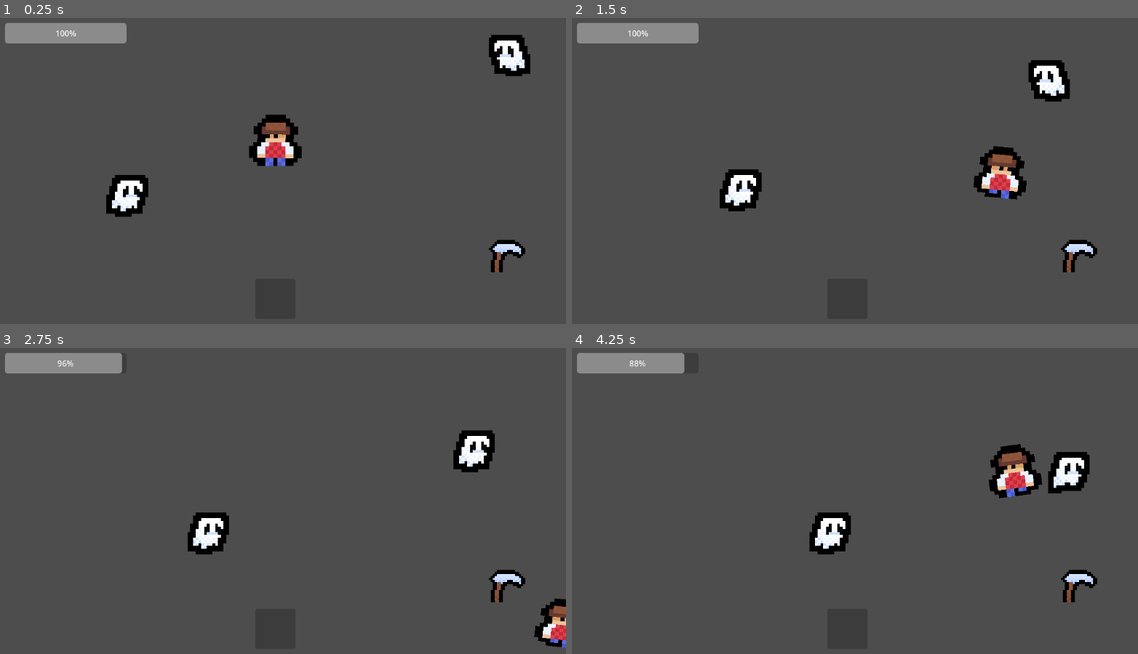
Above: before the commit, frames 1-4 (two rows, left to right).
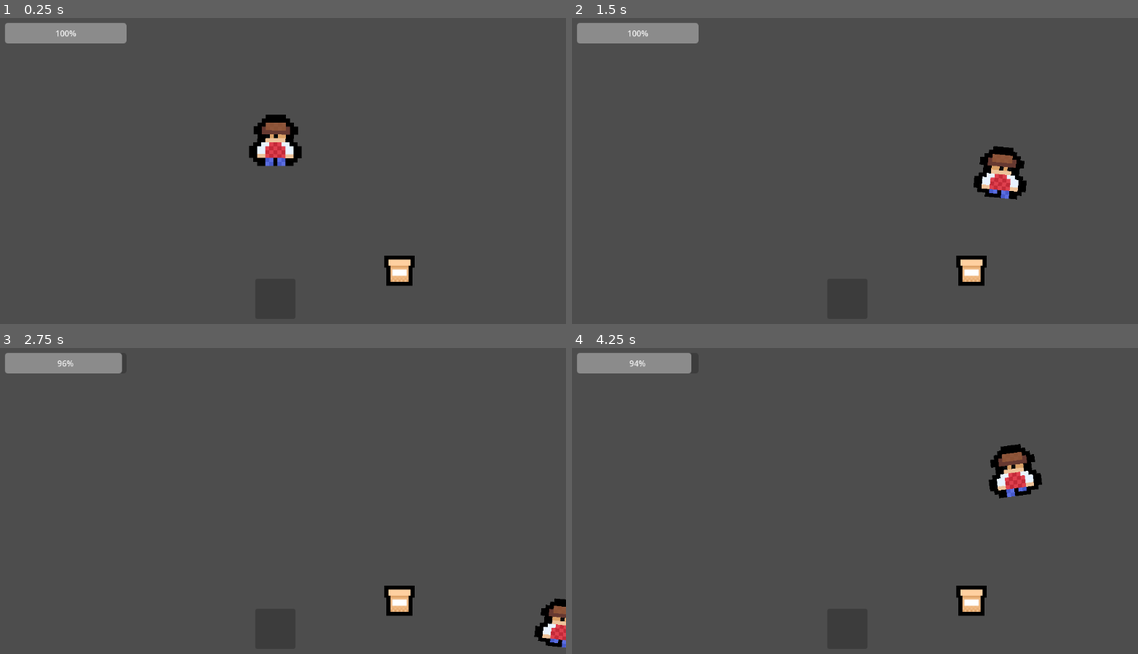
Above: after the commit, the same moments.

Repository: Justingo0/FYWTD_Repo
Game: Godot game, scene res://Scenes/test_world.tscn
Same seed, same stepped clock (60 frames per second), same inputs: the game is played once before the commit and once after it.
Inputs:
- Up to frame 1 (0.25 s): no input
- Up to frame 2 (1.5 s): tap Enter at 0.5 s; hold D (MoveRight) 0.53-1.28 s; hold Space (Attack) 0.53-1.28 s; tap E (Interact) at 0.8, 1.35 s; hold S (MoveDown) from 1.28 s (still down)
- Up to frame 3 (2.75 s): tap ` (Test) at 1.55, 2.1 s; release S (MoveDown) at 2.03 s; hold D (MoveRight) from 2.03 s (still down); hold Space (Attack) from 2.03 s (still down)
- Up to frame 4 (4.25 s): release D (MoveRight) at 2.78 s; release Space (Attack) at 2.78 s; hold W (MoveUp) 2.78-3.53 s; tap Space (Attack) at 2.85 s; tap E (Interact) at 3.05 s; hold A (MoveLeft) from 3.53 s (still down); hold E (Interact) from 3.53 s (still down); tap ` (Test) at 3.8 s

The runs differ from the first frame. In frame 1, 2.6% of the frame differs, in the area x 18-94%, y 5-88%; in frame 2, 2.6%; in frame 3, 2.6%; in frame 4, 2.7%, in the area x 10-93%, y 1-88%.
Error before the commit: Invalid access to property or key 'item' on a base object of type 'Nil'. (res://Scripts/Player/player_script.gd:40)
Error after the commit: Invalid call. Nonexistent function 'use' in base 'Nil'. (res://Scripts/Player/player_script.gd:37)

Commit message:
Weapon Recode Unfinished

Diff:
--- a/farm-your-way-to-death/Scenes/Objects/Nodes/Enemies/ghost.tscn
+++ b/farm-your-way-to-death/Scenes/Objects/Nodes/Enemies/ghost.tscn
@@ -158,10 +158,10 @@
 
 [sub_resource type="AnimationLibrary" id="AnimationLibrary_vw1bv"]
 _data = {
-"RESET": SubResource("Animation_2dfvg"),
-"attack": SubResource("Animation_pqc53"),
-"death": SubResource("Animation_6puvq"),
-"hurt": SubResource("Animation_1u64n")
+&"RESET": SubResource("Animation_2dfvg"),
+&"attack": SubResource("Animation_pqc53"),
+&"death": SubResource("Animation_6puvq"),
+&"hurt": SubResource("Animation_1u64n")
 }
 
 [sub_resource type="CircleShape2D" id="CircleShape2D_jxgj2"]
@@ -170,7 +170,7 @@
 [sub_resource type="RectangleShape2D" id="RectangleShape2D_ep53m"]
 size = Vector2(100, 100)
 
-[node name="Ghost" type="CharacterBody2D"]
+[node name="Ghost" type="CharacterBody2D" unique_id=1399047862 groups=["Enemy"]]
 z_index = 2
 collision_layer = 2
 collision_mask = 2
@@ -178,7 +178,7 @@
 speed = 40.0
 health = 24
 
-[node name="AnimatedSprite2D" type="AnimatedSprite2D" parent="."]
+[node name="AnimatedSprite2D" type="AnimatedSprite2D" parent="." unique_id=857459222]
 z_index = 1
 texture_filter = 1
 scale = Vector2(5.5, 5.5)
@@ -186,20 +186,18 @@
 animation = &"move"
 autoplay = "move"
 
-[node name="AnimationPlayer" type="AnimationPlayer" parent="."]
-libraries = {
-"": SubResource("AnimationLibrary_vw1bv")
-}
-
-[node name="Hitbox" type="Area2D" parent="."]
-
-[node name="CollisionShape2D" type="CollisionShape2D" parent="Hitbox"]
+[node name="AnimationPlayer" type="AnimationPlayer" parent="." unique_id=468610854]
+libraries/ = SubResource("AnimationLibrary_vw1bv")
+
+[node name="Hitbox" type="Area2D" parent="." unique_id=1713624659]
+
+[node name="CollisionShape2D" type="CollisionShape2D" parent="Hitbox" unique_id=2107217731]
 shape = SubResource("CircleShape2D_jxgj2")
 
-[node name="Cooldown" type="Timer" parent="."]
+[node name="Cooldown" type="Timer" parent="." unique_id=2026670277]
 one_shot = true
 
-[node name="CollisionShape2D" type="CollisionShape2D" parent="."]
+[node name="CollisionShape2D" type="CollisionShape2D" parent="." unique_id=324878221]
 shape = SubResource("RectangleShape2D_ep53m")
 
 [connection signal="frame_changed" from="AnimatedSprite2D" to="." method="_on_animated_sprite_2d_frame_changed"]
--- a/farm-your-way-to-death/Scenes/Objects/Nodes/Items/sycthe.tscn
+++ b/farm-your-way-to-death/Scenes/Objects/Nodes/Items/Weapons/sycthe.tscn
@@ -103,45 +103,43 @@
 
 [sub_resource type="AnimationLibrary" id="AnimationLibrary_nora8"]
 _data = {
-"RESET": SubResource("Animation_61rji"),
-"attack": SubResource("Animation_308ij")
+&"RESET": SubResource("Animation_61rji"),
+&"attack": SubResource("Animation_308ij")
 }
 
 [sub_resource type="CircleShape2D" id="CircleShape2D_c2v47"]
 radius = 216.002
 
-[node name="Sycthe" type="Area2D"]
+[node name="Sycthe" type="Area2D" unique_id=1832043597]
 collision_layer = 3
 collision_mask = 3
 script = ExtResource("1_wm3a8")
 damage = 12
 cooldown_time = 0.9
 
-[node name="AnimationPlayer" type="AnimationPlayer" parent="."]
-libraries = {
-"": SubResource("AnimationLibrary_nora8")
-}
+[node name="AnimationPlayer" type="AnimationPlayer" parent="." unique_id=378859319]
+libraries/ = SubResource("AnimationLibrary_nora8")
 
-[node name="Main" type="Sprite2D" parent="."]
+[node name="Main" type="Sprite2D" parent="." unique_id=1414702477]
 texture_filter = 1
 position = Vector2(56, -24)
 scale = Vector2(8, 8)
 texture = ExtResource("2_por36")
 
-[node name="Pivot" type="Node2D" parent="."]
+[node name="Pivot" type="Node2D" parent="." unique_id=1051186364]
 visible = false
 z_index = 5
 position = Vector2(-58, -20)
 scale = Vector2(8, 8)
 
-[node name="Anim" type="Sprite2D" parent="Pivot"]
+[node name="Anim" type="Sprite2D" parent="Pivot" unique_id=1991077474]
 texture_filter = 1
 position = Vector2(8.75, -5)
 texture = ExtResource("2_5jiu6")
 
-[node name="CooldownTimer" type="Timer" parent="."]
+[node name="CooldownTimer" type="Timer" parent="." unique_id=1858781542]
 one_shot = true
 
-[node name="Hitbox" type="CollisionShape2D" parent="."]
+[node name="Hitbox" type="CollisionShape2D" parent="." unique_id=1498820831]
 position = Vector2(-58, -20)
 shape = SubResource("CircleShape2D_c2v47")
--- a/farm-your-way-to-death/Scenes/Objects/Nodes/Items/item.tscn
+++ b/farm-your-way-to-death/Scenes/Objects/Nodes/Items/item.tscn
@@ -1,18 +1,18 @@
-[gd_scene load_steps=3 format=3 uid="uid://4jm4s5d8mdks"]
+[gd_scene format=3 uid="uid://4jm4s5d8mdks"]
 
-[ext_resource type="Script" path="res://Scripts/Items/item.gd" id="2_wqn0q"]
+[ext_resource type="Script" uid="uid://c524fvabu24s0" path="res://Scripts/Items/item.gd" id="2_wqn0q"]
 
 [sub_resource type="CircleShape2D" id="CircleShape2D_5da3b"]
 radius = 27.75
 
-[node name="Item" type="Sprite2D"]
+[node name="Item" type="Sprite2D" unique_id=1847071027]
 texture_filter = 1
 scale = Vector2(4, 4)
 script = ExtResource("2_wqn0q")
 
-[node name="Area2D" type="Area2D" parent="."]
+[node name="Area2D" type="Area2D" parent="." unique_id=426337143]
 
-[node name="CollisionShape2D" type="CollisionShape2D" parent="Area2D"]
+[node name="CollisionShape2D" type="CollisionShape2D" parent="Area2D" unique_id=1506275313]
 shape = SubResource("CircleShape2D_5da3b")
 
 [connection signal="body_entered" from="Area2D" to="." method="_on_area_2d_body_entered"]
--- /dev/null
+++ b/farm-your-way-to-death/Scenes/Objects/Nodes/Items/seed_packet.tscn
@@ -0,0 +1,8 @@
+[gd_scene format=3 uid="uid://4pevxs5iigur"]
+
+[ext_resource type="Texture2D" uid="uid://d2hk8k1h8jvkd" path="res://Sprites/Objects/Items/SeedPacket.png" id="1_s07t4"]
+
+[node name="SeedPacket" type="Sprite2D" unique_id=991871718]
+texture_filter = 1
+scale = Vector2(3.5, 3.5)
+texture = ExtResource("1_s07t4")
--- a/farm-your-way-to-death/Scenes/Objects/Nodes/player_character.tscn
+++ b/farm-your-way-to-death/Scenes/Objects/Nodes/player_character.tscn
@@ -164,32 +164,33 @@
 
 [sub_resource type="AnimationLibrary" id="AnimationLibrary_1xek8"]
 _data = {
-"RESET": SubResource("Animation_n3x6i"),
-"idle": SubResource("Animation_oj44o"),
-"runLeft": SubResource("Animation_rfep4"),
-"runRight": SubResource("Animation_l4lev"),
-"runVert": SubResource("Animation_jnnfn")
-}
-
-[node name="PlayerCharacter" type="CharacterBody2D"]
+&"RESET": SubResource("Animation_n3x6i"),
+&"idle": SubResource("Animation_oj44o"),
+&"runLeft": SubResource("Animation_rfep4"),
+&"runRight": SubResource("Animation_l4lev"),
+&"runVert": SubResource("Animation_jnnfn")
+}
+
+[node name="PlayerCharacter" type="CharacterBody2D" unique_id=1134400155 groups=["Player"]]
 script = ExtResource("1_r1f42")
 speed = 40
 acceleration = 40
 
-[node name="BodyCollision" type="CollisionShape2D" parent="."]
+[node name="BodyCollision" type="CollisionShape2D" parent="." unique_id=1701932527]
 position = Vector2(0, -47)
 shape = SubResource("RectangleShape2D_fu27p")
 
-[node name="ItemSlot" type="Node2D" parent="."]
+[node name="ItemSlot" type="Node2D" parent="." unique_id=740713713]
+z_index = 1
 position = Vector2(0, -28)
 
-[node name="RightSlot" type="Node2D" parent="."]
+[node name="RightSlot" type="Node2D" parent="." unique_id=1626936426]
 position = Vector2(60, -40)
 
-[node name="LeftSlot" type="Node2D" parent="."]
+[node name="LeftSlot" type="Node2D" parent="." unique_id=104724720]
 position = Vector2(-60, -40)
 
-[node name="Animation" type="AnimatedSprite2D" parent="."]
+[node name="Animation" type="AnimatedSprite2D" parent="." unique_id=1364718143]
 texture_filter = 1
 position = Vector2(0, -52)
 scale = Vector2(8, 8)
@@ -197,14 +198,14 @@
 animation = &"idle"
 frame_progress = 0.085189
 
-[node name="LeftHand" type="Sprite2D" parent="."]
+[node name="LeftHand" type="Sprite2D" parent="." unique_id=562642794]
 z_index = 1
 texture_filter = 1
 position = Vector2(-36, -32)
 scale = Vector2(8, 8)
 texture = ExtResource("3_6hkya")
 
-[node name="RightHand" type="Sprite2D" parent="."]
+[node name="RightHand" type="Sprite2D" parent="." unique_id=1400249779]
 z_index = 1
 texture_filter = 1
 position = Vector2(36, -32)
@@ -212,7 +213,5 @@
 texture = ExtResource("3_6hkya")
 flip_h = true
 
-[node name="AnimationPlayer" type="AnimationPlayer" parent="."]
-libraries = {
-"": SubResource("AnimationLibrary_1xek8")
-}
+[node name="AnimationPlayer" type="AnimationPlayer" parent="." unique_id=292981289]
+libraries/ = SubResource("AnimationLibrary_1xek8")
--- /dev/null
+++ b/farm-your-way-to-death/Scenes/Objects/Resources/Weapons/scythe.tres
@@ -0,0 +1,7 @@
+[gd_resource type="Resource" script_class="WeaponStats" format=3 uid="uid://ckaaq6tjvn44k"]
+
+[ext_resource type="Script" uid="uid://dykba8umegade" path="res://Scripts/Resources/weapon_stats.gd" id="1_siliw"]
+
+[resource]
+script = ExtResource("1_siliw")
+metadata/_custom_type_script = "uid://dykba8umegade"
--- a/farm-your-way-to-death/Scenes/test_world.tscn
+++ b/farm-your-way-to-death/Scenes/test_world.tscn
@@ -1,32 +1,24 @@
-[gd_scene load_steps=7 format=3 uid="uid://qnrkqc5ncf17"]
+[gd_scene format=3 uid="uid://qnrkqc5ncf17"]
 
 [ext_resource type="PackedScene" uid="uid://c3lromuble58s" path="res://Scenes/Objects/Nodes/player_character.tscn" id="1_2cok2"]
 [ext_resource type="PackedScene" uid="uid://71wgoktk7l1b" path="res://Scenes/user_interface.tscn" id="2_h2yf4"]
-[ext_resource type="PackedScene" uid="uid://b25l3g8wwlakp" path="res://Scenes/Objects/Nodes/Enemies/ghost.tscn" id="3_kkedg"]
 [ext_resource type="PackedScene" uid="uid://4jm4s5d8mdks" path="res://Scenes/Objects/Nodes/Items/item.tscn" id="4_ochq7"]
-[ext_resource type="Texture2D" uid="uid://bxqg7w0wo4naj" path="res://Sprites/Objects/Items/Weapons/Scythe.png" id="5_6g0fs"]
-[ext_resource type="PackedScene" uid="uid://xr404syxp4or" path="res://Scenes/Objects/Nodes/Items/sycthe.tscn" id="6_8wet8"]
+[ext_resource type="Texture2D" uid="uid://d2hk8k1h8jvkd" path="res://Sprites/Objects/Items/SeedPacket.png" id="7_0fcji"]
+[ext_resource type="PackedScene" uid="uid://4pevxs5iigur" path="res://Scenes/Objects/Nodes/Items/seed_packet.tscn" id="8_dqfvb"]
 
-[node name="TestWorld" type="Node2D"]
+[node name="TestWorld" type="Node2D" unique_id=1989148833]
 
-[node name="PlayerCharacter" parent="." instance=ExtResource("1_2cok2")]
+[node name="PlayerCharacter" parent="." unique_id=243492102 instance=ExtResource("1_2cok2")]
 unique_name_in_owner = true
 z_index = 2
 
-[node name="MainCamera" type="Camera2D" parent="."]
+[node name="MainCamera" type="Camera2D" parent="." unique_id=493356728]
 
-[node name="Canvas" type="CanvasLayer" parent="."]
+[node name="Canvas" type="CanvasLayer" parent="." unique_id=92606568]
 
-[node name="MainUI" parent="Canvas" instance=ExtResource("2_h2yf4")]
+[node name="MainUI" parent="Canvas" unique_id=31336119 instance=ExtResource("2_h2yf4")]
 
-[node name="Ghost" parent="." instance=ExtResource("3_kkedg")]
-position = Vector2(479, -226)
-
-[node name="Ghost2" parent="." instance=ExtResource("3_kkedg")]
-position = Vector2(-310, 63)
-
-[node name="Item" parent="." instance=ExtResource("4_ochq7")]
-position = Vector2(459, 179)
-texture = ExtResource("5_6g0fs")
-item = ExtResource("6_8wet8")
-is_weapon = true
+[node name="Item2" parent="." unique_id=1847071027 instance=ExtResource("4_ochq7")]
+position = Vector2(246, 208)
+texture = ExtResource("7_0fcji")
+item = ExtResource("8_dqfvb")
--- a/farm-your-way-to-death/Scripts/Enemies/ghost.gd
+++ b/farm-your-way-to-death/Scripts/Enemies/ghost.gd
@@ -17,8 +17,6 @@
 func _ready() -> void:
 	cooldown_timer.wait_time = attack_cooldown
 	nearestPlayer = %PlayerCharacter
-
-	add_to_group("Enemy")
 
 func _on_animated_sprite_2d_frame_changed() -> void:
 	if spriteAnim.animation == "attack" and spriteAnim.frame == 3:
--- a/farm-your-way-to-death/Scripts/Items/item.gd
+++ b/farm-your-way-to-death/Scripts/Items/item.gd
@@ -3,12 +3,14 @@
 @export var item:PackedScene = null
 @export var is_weapon:bool = false
 
-func _on_body_entered(body: Node2D) -> void:
+func _on_area_2d_body_entered(body: Node2D) -> void:
 	if body.is_in_group("Player"):
-		body.closest_item = $"."
-		print(body)
+		body.interact_obj = self
 
-func _on_body_exited(body: Node2D) -> void:
+func _on_area_2d_body_exited(body: Node2D) -> void:
 	if body.is_in_group("Player"):
-		if body.closest_item == $".":
-			body.closest_item = null
+		if body.interact_obj == self:
+			body.interact_obj = null
+
+func use():
+	print("Tehe")
--- a/farm-your-way-to-death/Scripts/Player/player_script.gd
+++ b/farm-your-way-to-death/Scripts/Player/player_script.gd
@@ -25,10 +25,7 @@
 var last_dir:String = "Left"
 
 var held_item = null
-@export var closest_item = null
-
-func _ready() -> void:
-	add_to_group("Player")
+@export var interact_obj = null
 
 func _input(event: InputEvent) -> void:
 	if event is InputEventKey:
@@ -37,14 +34,7 @@
 		if event.is_action("Test2"):
 			health += 1
 		if event.is_action_pressed("Interact"):
-			var newItem = closest_item.item.instantiate()
-			if not newItem.is_in_group("Weapon"):
-				right_slot.add_child(newItem)
-				rHand.texture = hand3
-			else:
-				item_slot.add_child(newItem)
-			held_item = newItem
-			closest_item.queue_free()
+			interact_obj.use()
 
 func _physics_process(delta: float) -> void:
 	var input_axis:Vector2 = Input.get_vector("MoveLeft", "MoveRight", "MoveUp", "MoveDown")
@@ -91,3 +81,7 @@
 
 func take_damage(damageDealt:int):
 	health -= damageDealt
+
+#func set_hands(mode:String):
+	#if mode == "weapon_hold":
+		#lHand =
--- /dev/null
+++ b/farm-your-way-to-death/Scripts/Resources/weapon_stats.gd
@@ -0,0 +1,17 @@
+## Base Variables and Functions for all weapons.
+class_name WeaponStats
+extends Resource
+
+@export var name:String
+## Inventory icon.
+@export var icon:Texture2D
+
+@export var damage:int
+## Time it takes to use this weapon again. The timer starts as soon as the weapon is used.
+@export var cooldown:float
+
+func _init(vName:String="Null", vIcon:Texture2D=load("res://Sprites/Objects/missing_no.png"), vDamage:int=0, vCooldown:float=1) -> void:
+	name = vName
+	icon = vIcon
+	damage = vDamage
+	cooldown = vCooldown
--- a/farm-your-way-to-death/Scripts/gui_scripts.gd
+++ b/farm-your-way-to-death/Scripts/gui_scripts.gd
@@ -3,6 +3,6 @@
 @onready var player_char = %PlayerCharacter
 @onready var healthBar := $ProgressBar
 
-func _process(float) -> void:
+func _process(_float) -> void:
 	healthBar.max_value = player_char.max_health
 	healthBar.value = player_char.health
Not shown: 1 places in farm-your-way-to-death/Scenes/Objects/Nodes/Enemies/ghost.tscn that only renumber resources
Not shown: 1 places in farm-your-way-to-death/Scenes/Objects/Nodes/Items/Weapons/sycthe.tscn that only renumber resources
Not shown: 1 places in farm-your-way-to-death/Scenes/Objects/Nodes/player_character.tscn that only renumber resources
Not shown, added: farm-your-way-to-death/Scripts/Resources/weapon_stats.gd.uid
Binary file added: farm-your-way-to-death/Sprites/Objects/Items/SeedPacket.png
Not shown, added: farm-your-way-to-death/Sprites/Objects/Items/SeedPacket.png.import
Binary file added: farm-your-way-to-death/Sprites/Objects/missing_no.png
Not shown, added: farm-your-way-to-death/Sprites/Objects/missing_no.png.import
Binary file changed: farm-your-way-to-death/Sprites/Player/Hand2.png
Not shown, changed: farm-your-way-to-death/Sprites/Player/Hand2.png.import
